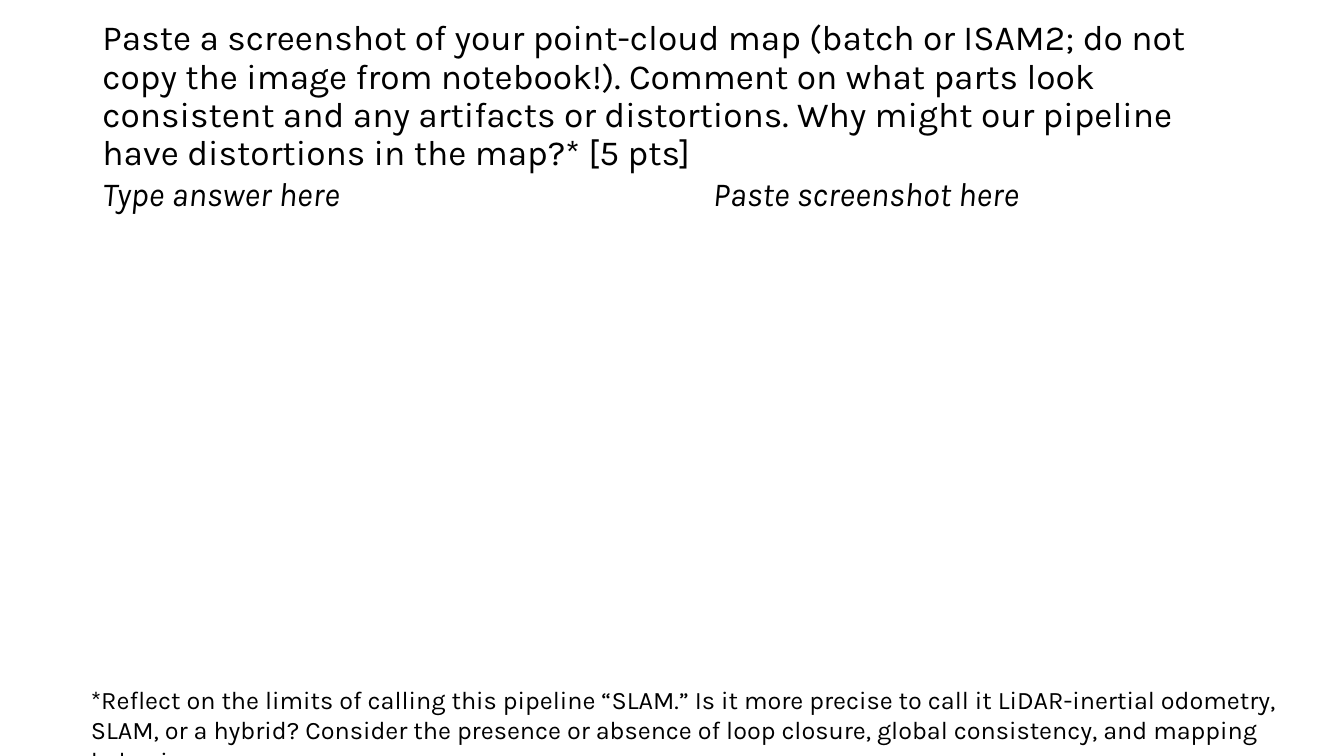
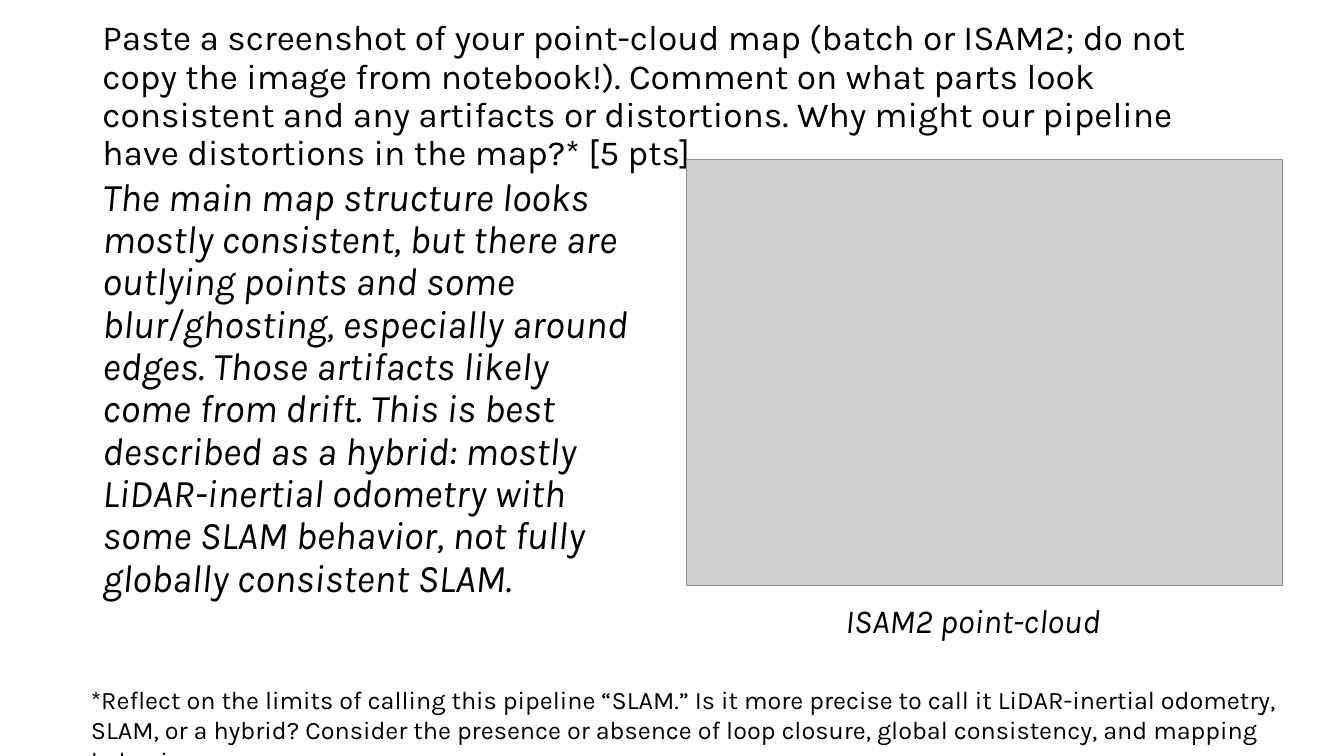
Before and after one commit to ojas-mediratta/Advanced-Mobile-Robotics, a slide deck: slide 6 of project_4b/4c_Reflection_Questions.pptx. Drawn at 1344x756 pixels with LibreOffice and Linux fonts; fonts in the diff are those of the drawing; grey boxes stand for pictures. Boxes give left, top, right and bottom in pixels: in the first picture for what was removed or moved away, otherwise in the second. Text is boxed around its words. In the diff, an @@ line names an element or a change of style, - is before the commit and + after.

```diff
--- a/project_4b/4c_Reflection_Questions.pptx
+++ b/project_4b/4c_Reflection_Questions.pptx
@@ picture added at <box>687,160,1284,586</box> @@
@@ text at <box>102,184,628,602</box>: text changed; size 24 to 28 pt @@
-Type answer here
+The main map structure looks mostly consistent, but there are outlying points and some blur/ghosting, especially around edges. Those artifacts likely come from drift. This is best described as a hybrid: mostly LiDAR-inertial odometry with some SLAM behavior, not fully globally consistent SLAM.
@@ text removed at <box>713,183,1019,207</box> @@
-Paste screenshot here
@@ text added at <box>845,610,1100,641</box>, 24 pt, text #000000, italic @@
+ISAM2 point-cloud
```
Also in this commit, not shown: 5 other slides changed, 5 other files.
